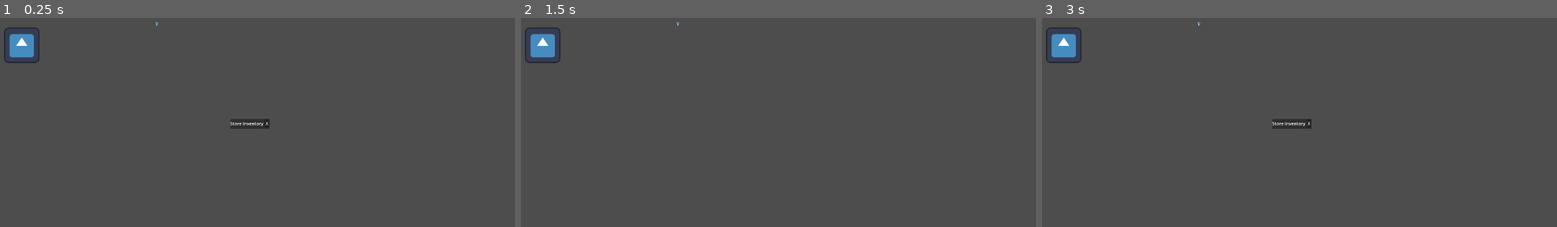
Above: before the commit, frames 1-3 (left to right).
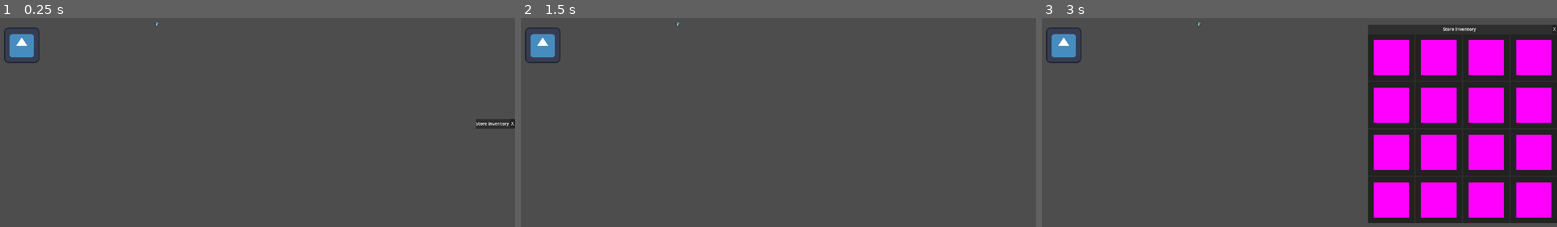
Above: after the commit, the same moments.

Repository: cmdcstudios/SSJ-June-2024
Game: Godot game, scene res://Scenes/main_game.tscn
The game is run twice, just before and just after one commit, with the same random seed, the same clock (stepped at 60 frames per second) and the same inputs. The engine's default icon, where the game draws it, is replaced by a stand-in: a white triangle on a blue panel in a dark square.
Inputs (mouse positions are in pixels of both pictures, inside the frame that each line leads up to):
- Up to frame 1 (0.25 s): no input
- Up to frame 2 (1.5 s): tap Enter at 0.5 s; move the mouse to (886, 109) at 0.52 s; hold Up (ui_up) 0.53-1.25 s; click (886, 109) at 0.67 s; click "X" at 1.25 s
- Up to frame 3 (3 s): tap Space at 2 s; move the mouse to (1186, 139) at 2.02 s; hold Down (ui_down) 2.03-2.78 s; click (1186, 139) at 2.17 s; tap Enter at 2.75 s; move the mouse to (1345, 57) at 2.77 s; hold Up (ui_up) from 2.78 s (still down); click (1345, 57) at 2.92 s

The runs differ from the first frame. In frame 1, 0.7% of the frame differs, in the area x 3-100%, y 1-54%; in frame 2, less than 0.1%; in frame 3, 35%, in the area x 3-100%, y 1-99%.

Commit message:
add functionality for adding items to inv

Diff:
--- a/Scenes/item_pickup.tscn
+++ b/Scenes/item_pickup.tscn
@@ -11,9 +11,11 @@
 item = ExtResource("2_usyh3")
 
 [node name="Area2D" type="Area2D" parent="."]
-collision_layer = 2
+unique_name_in_owner = true
+collision_layer = 3
 
 [node name="CollisionShape2D" type="CollisionShape2D" parent="Area2D"]
 shape = SubResource("RectangleShape2D_l1s52")
 
 [connection signal="area_entered" from="Area2D" to="." method="_on_area_2d_area_entered"]
+[connection signal="input_event" from="Area2D" to="." method="_on_area_2d_input_event"]
--- a/Scenes/item_slot.tscn
+++ b/Scenes/item_slot.tscn
@@ -1,12 +1,21 @@
 [gd_scene load_steps=3 format=3 uid="uid://1sordm4ifq47"]
 
-[ext_resource type="Texture2D" uid="uid://dn70bcoqkl0yu" path="res://icon.svg" id="1_lo1l2"]
 [ext_resource type="Script" path="res://Scripts/item_slot.gd" id="1_u7l74"]
+
+[sub_resource type="PlaceholderTexture2D" id="PlaceholderTexture2D_c6c3e"]
+size = Vector2(128, 128)
 
 [node name="ItemSlot" type="PanelContainer"]
 script = ExtResource("1_u7l74")
 
-[node name="TextureRect" type="TextureRect" parent="."]
+[node name="MarginContainer" type="MarginContainer" parent="."]
+layout_mode = 2
+theme_override_constants/margin_left = 20
+theme_override_constants/margin_top = 20
+theme_override_constants/margin_right = 20
+theme_override_constants/margin_bottom = 20
+
+[node name="TextureRect" type="TextureRect" parent="MarginContainer"]
 unique_name_in_owner = true
 layout_mode = 2
-texture = ExtResource("1_lo1l2")
+texture = SubResource("PlaceholderTexture2D_c6c3e")
--- a/Scenes/main_game.tscn
+++ b/Scenes/main_game.tscn
@@ -22,6 +22,7 @@
 script = ExtResource("4_ya4oq")
 
 [node name="MouseArea" type="Area2D" parent="Player"]
+collision_mask = 3
 
 [node name="CollisionShape2D" type="CollisionShape2D" parent="Player/MouseArea"]
 shape = SubResource("CircleShape2D_w5ke0")
@@ -31,12 +32,11 @@
 
 [node name="InventoryDialog" parent="UIRoot" instance=ExtResource("5_ggvh3")]
 unique_name_in_owner = true
-anchors_preset = 8
-anchor_left = 0.5
+anchors_preset = 6
+anchor_left = 1.0
 anchor_top = 0.5
-anchor_right = 0.5
 anchor_bottom = 0.5
-offset_left = -71.0
+offset_left = -142.0
 offset_top = -17.5
-offset_right = 71.0
 offset_bottom = 17.5
+grow_horizontal = 0
--- a/Scripts/Inventory.gd
+++ b/Scripts/Inventory.gd
@@ -21,6 +21,12 @@
 func get_inventory_contents() -> Array[Item]:
 	return _contents
 
+func get_slot_number() -> int:
+	return _inv_slots
+
+func set_slot_number(num_of_slots: int) -> void:
+	_inv_slots = num_of_slots
+
 # todo: must haves
 # - slots (need to have at least 16)
 
--- a/Scripts/inventory_dialog.gd
+++ b/Scripts/inventory_dialog.gd
@@ -7,10 +7,13 @@
 func open_inv_dialog(inventory:Inventory):
 	show()
 	clear_inv_dialog()
-	for item in inventory.get_inventory_contents():
+
+	# if you can avoid it refactor so you don't use else statements
+	for slots in inventory.get_slot_number():
 		var slot = item_slot.instantiate()
 		grid_container.add_child(slot)
-		slot.display_item(item)
+		if slots < inventory.get_inventory_contents().size():
+			slot.display_item(inventory.get_inventory_contents()[slots])
 
 func _on_close_button_pressed() -> void:
 	hide()
--- a/Scripts/item_slot.gd
+++ b/Scripts/item_slot.gd
@@ -4,3 +4,4 @@
 
 func display_item(item:Item):
 	texture_rect.texture = item.inventory_icon
+	print(texture_rect.texture.resource_name)
--- a/Scripts/ui_root.gd
+++ b/Scripts/ui_root.gd
@@ -3,6 +3,8 @@
 @onready var player: Player = %Player
 @onready var inventory_dialog: InventoryDialog = %InventoryDialog
 
+#todo: eventually we will need to pass in different inventories (loaded in from each day)
+
 func _input(event: InputEvent) -> void:
 	if event.is_action_pressed("ui_up"):
 		inventory_dialog.open_inv_dialog(player.game_inventory)
--- a/pickup.gd
+++ b/pickup.gd
@@ -1,6 +1,7 @@
 extends Node2D
 
 @export var item:Item
+@onready var area_2d: Area2D = %Area2D
 
 func _ready() -> void:
 	var sprite_texture = item.inventory_icon
@@ -9,6 +10,12 @@
 	add_child(sprite)
 
 func _on_area_2d_area_entered(area: Area2D) -> void:
-	var player = area.get_parent() as Player
-	if (player.has_method("on_item_pickup")):
-		player.on_item_pickup(item)
+	# Instance the tooltip here
+	print(item.name)
+
+func _on_area_2d_input_event(viewport: Node, event: InputEvent, shape_idx: int) -> void:
+	if (event.is_action_pressed("inventory_button_click")):
+		var player = area_2d.get_overlapping_areas()[0].get_parent() as Player
+		if player.has_method("on_item_pickup"):
+			player.on_item_pickup(item)
+	pass # Replace with function body.
--- a/project.godot
+++ b/project.godot
@@ -20,6 +20,15 @@
 window/size/viewport_width=1920
 window/size/viewport_height=1080
 
+[input]
+
+inventory_button_click={
+"deadzone": 0.5,
+"events": [Object(InputEventMouseButton,"resource_local_to_scene":false,"resource_name":"","device":-1,"window_id":0,"alt_pressed":false,"shift_pressed":false,"ctrl_pressed":false,"meta_pressed":false,"button_mask":1,"position":Vector2(844, 32),"global_position":Vector2(852, 112),"factor":1.0,"button_index":1,"canceled":false,"pressed":true,"double_click":false,"script":null)
+]
+}
+
 [rendering]
 
+textures/canvas_textures/default_texture_filter=0
 renderer/rendering_method="mobile"
